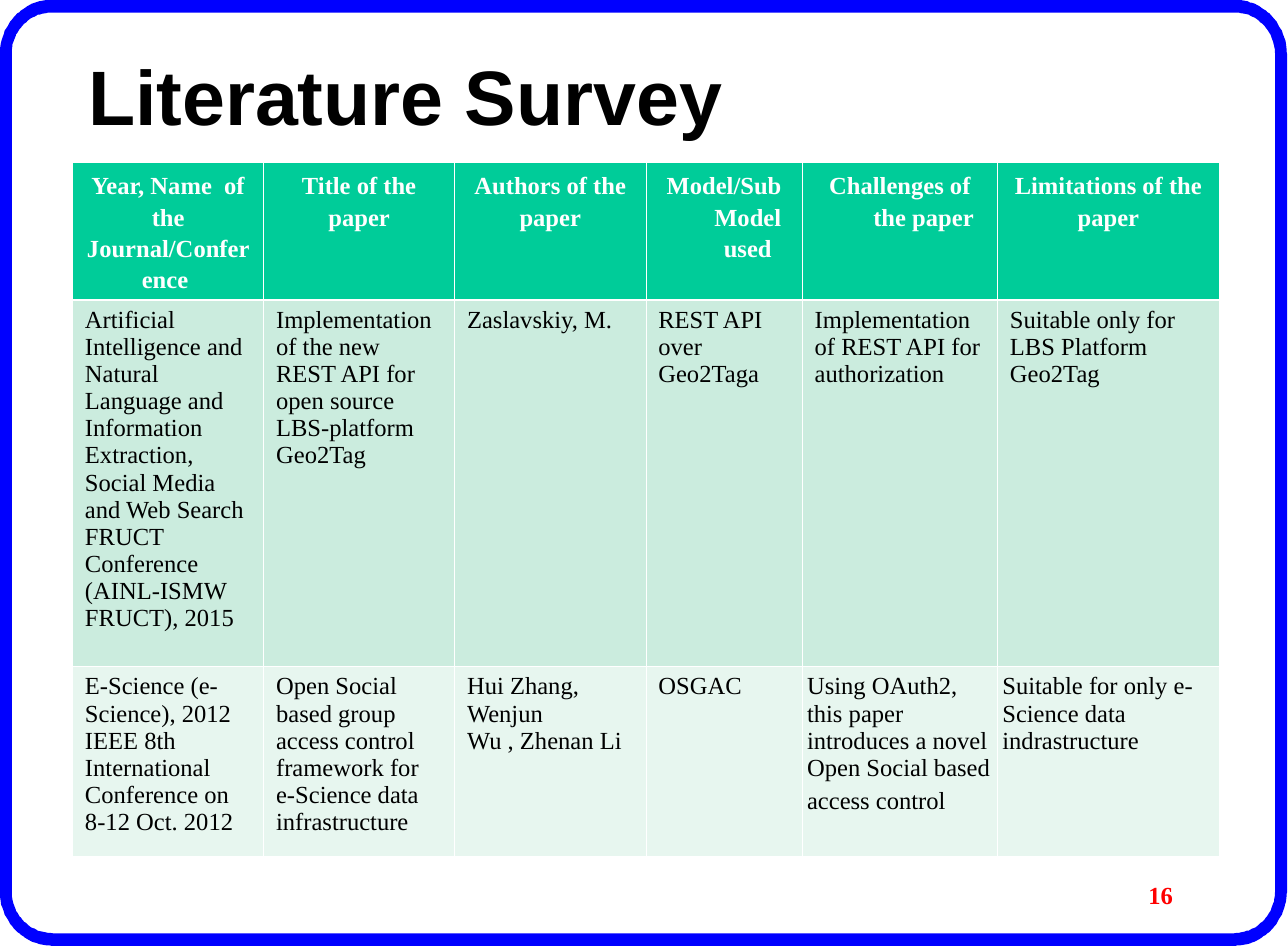
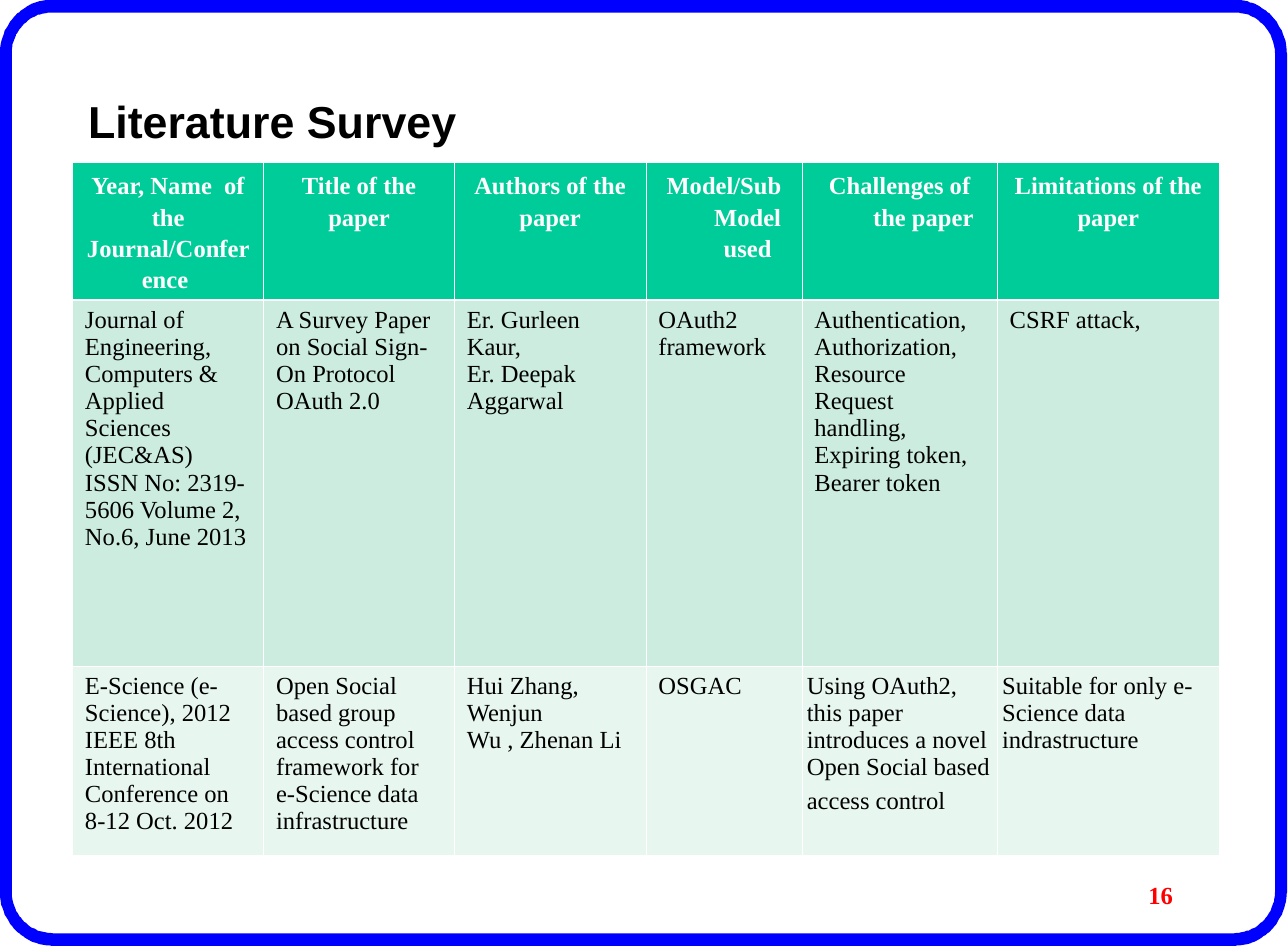
Before and after one commit to paree0510/majorproject, a slide deck: slide 16 of 2nd phase.ppt. Drawn at 1288x947 pixels with LibreOffice and Linux fonts; fonts in the diff are those of the drawing; background and template pictures are left out. Boxes give left, top, right and bottom in pixels: in the first picture for what was removed or moved away, otherwise in the second. Text is boxed around its words. In the diff, an @@ line names an element or a change of style, - is before the commit and + after.

```diff
--- a/2nd phase.ppt
+++ b/2nd phase.ppt
@@ text "Literature Survey" at (88,105,456,147): now subscript @@
@@ table at (72,163,1220,854) @@
-row 2: Artificial Intelligence and Natural Language and Information Extraction, Social Media and Web Search FRUCT Conference (AINL-ISMW FRUCT), 2015 | Implementation of the new REST API for open source LBS-platform Geo2Tag | Zaslavskiy, M. | REST API over Geo2Taga | Implementation of REST API for authorization | Suitable only for LBS Platform Geo2Tag
+row 2: Journal of Engineering, Computers & Applied Sciences (JEC&AS) ISSN No: 2319‐5606 Volume 2, No.6, June 2013 | A Survey Paper on Social Sign-On Protocol OAuth 2.0 | Er. Gurleen Kaur, / Er. Deepak Aggarwal | OAuth2 framework | Authentication, / Authorization, / Resource Request handling, / Expiring token, / Bearer token | CSRF attack,
```
Also in this commit, not shown: 4 other slides changed, 2 other files.
